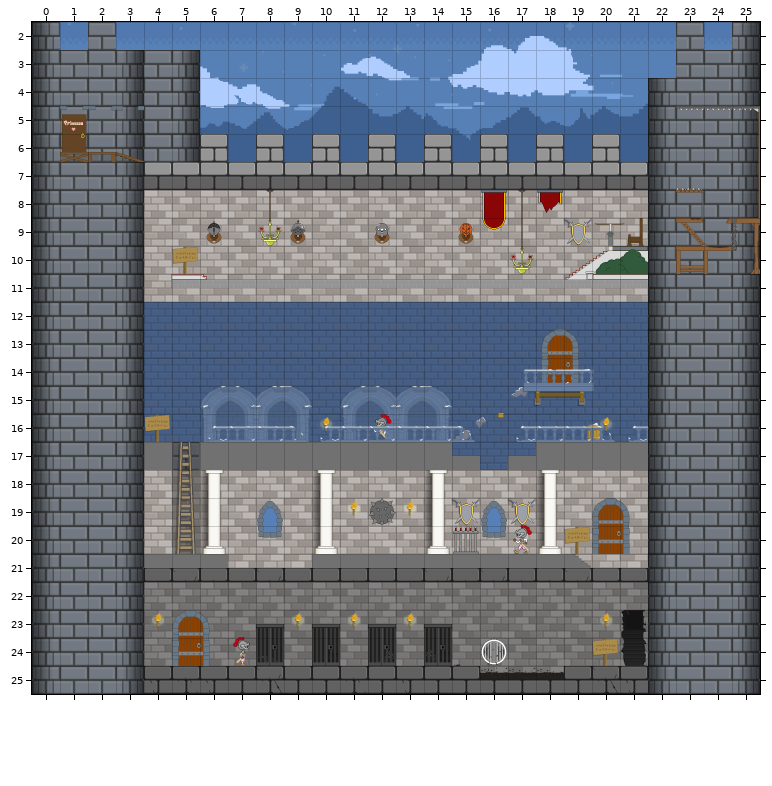
One commit to this Tiled map: castle_game/Tiled/Tiled_castle_game.tmx. The first picture shows the starting point.
Cells are 84x84 px. Shown: x 0..25, y 2..25. Tiles whose own drawing changed are shown in their newer look in all pictures.
New version:
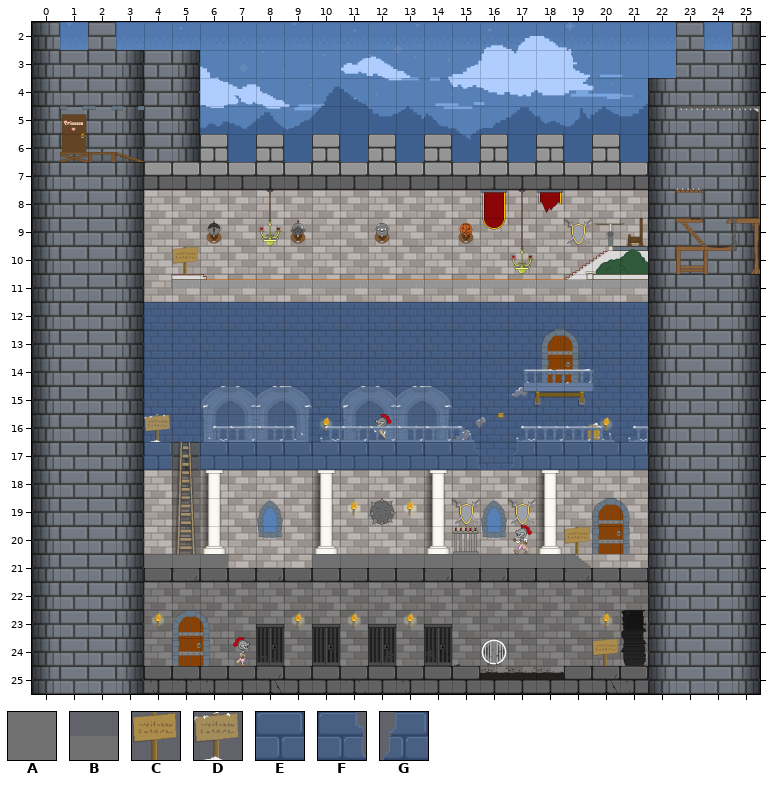
Key: from "floor": A 0, B 1; from "panneau": C 0, D 1; from "walls-oustide": E 0, F 1, G 2.
_ is an empty cell, . an unchanged one.
The author wrote: Update du soir bonsoir
Change:
--- layer "floor"
@@ x 4..21 @@
-17 A.AAAAAAAAAB.BAAAA
+17 E.EEEEEEEEEF.GEEEE
--- layer "Calque 5"
@@ x 4..4 @@
-16 C
+16 D
Changed places in both pictures, as pixel boxes (x1, y1, x2, y2):
changed: (144, 414, 172, 470)
changed: (200, 442, 480, 470)
changed: (508, 442, 648, 470)
